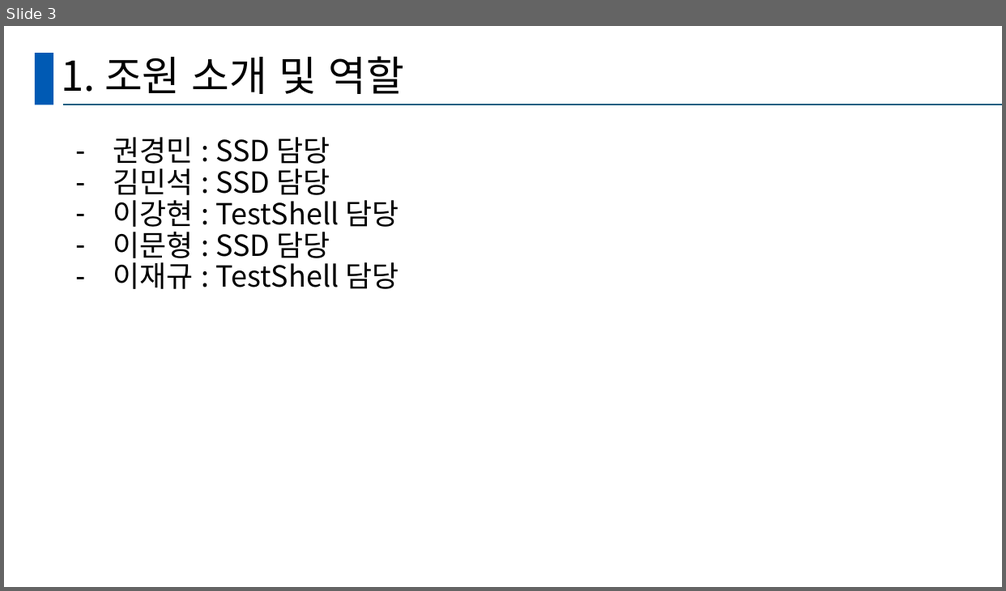
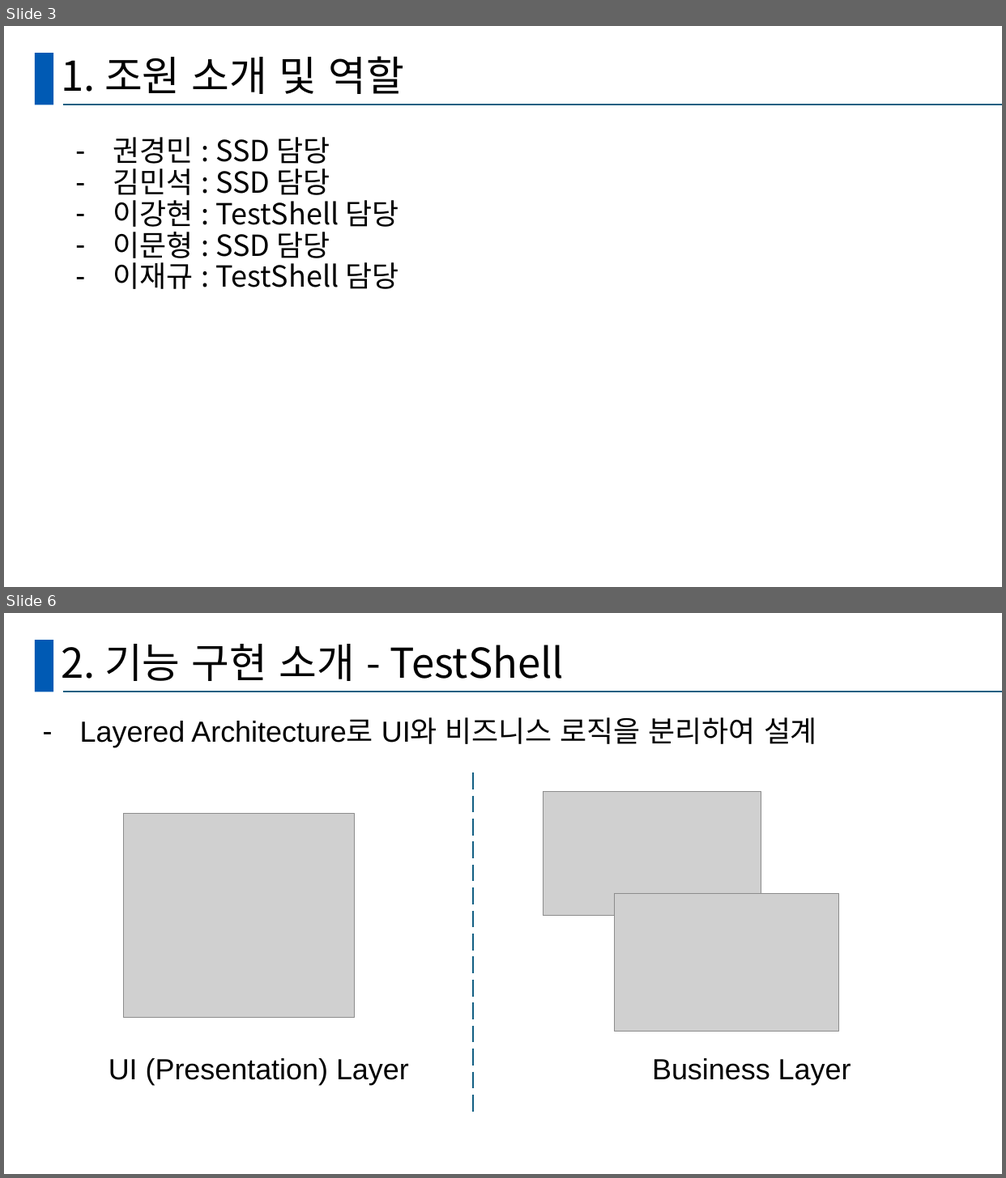
Before and after one commit to GanghyunLee/deep-dive-ssd, a slide deck: D조_DeepDive.pptx. Shown one above the other, each under a label of ours: slide 3 before the commit, slides 3 and 6 after it; the slides between them are not shown. The pictures are 1006x591 and 1006x1178 pixels, drawn with LibreOffice and Linux fonts; fonts in the diff are those of the drawing; grey boxes stand for pictures. Boxes give left, top, right and bottom in pixels: in the first picture for what was removed or moved away, otherwise in the second. Text is boxed around its words. In the diff, an @@ line names an element or a change of style, - is before the commit and + after.

```diff
--- a/D조_DeepDive.pptx
+++ b/D조_DeepDive.pptx
@@ slide 6 added at (4, 613, 1002, 1174), background #FFFFFF; not listed: 2 template elements that a slide beside it also shows @@
@@ title added at (61, 644, 564, 681), 39.6 pt, text #000000 @@
+2. 기능 구현 소개 - TestShell
@@ text added at (80, 717, 817, 747), 28 pt, text #000000 @@
+– Layered Architecture로 UI와 비즈니스 로직을 분리하여 설계
@@ line added from (473, 773) to (473, 1114), #125F82 2 pt dashed @@
@@ picture added at (543, 792, 761, 916) @@
@@ picture added at (124, 814, 355, 1018) @@
@@ picture added at (614, 894, 839, 1032) @@
@@ text added at (108, 1059, 409, 1085), 28 pt, text #000000 @@
+UI (Presentation) Layer
@@ text added at (652, 1059, 851, 1085), 28 pt, text #000000 @@
+Business Layer
```
Also in this commit, not shown: 2 slides changed, 14 other slides added.
